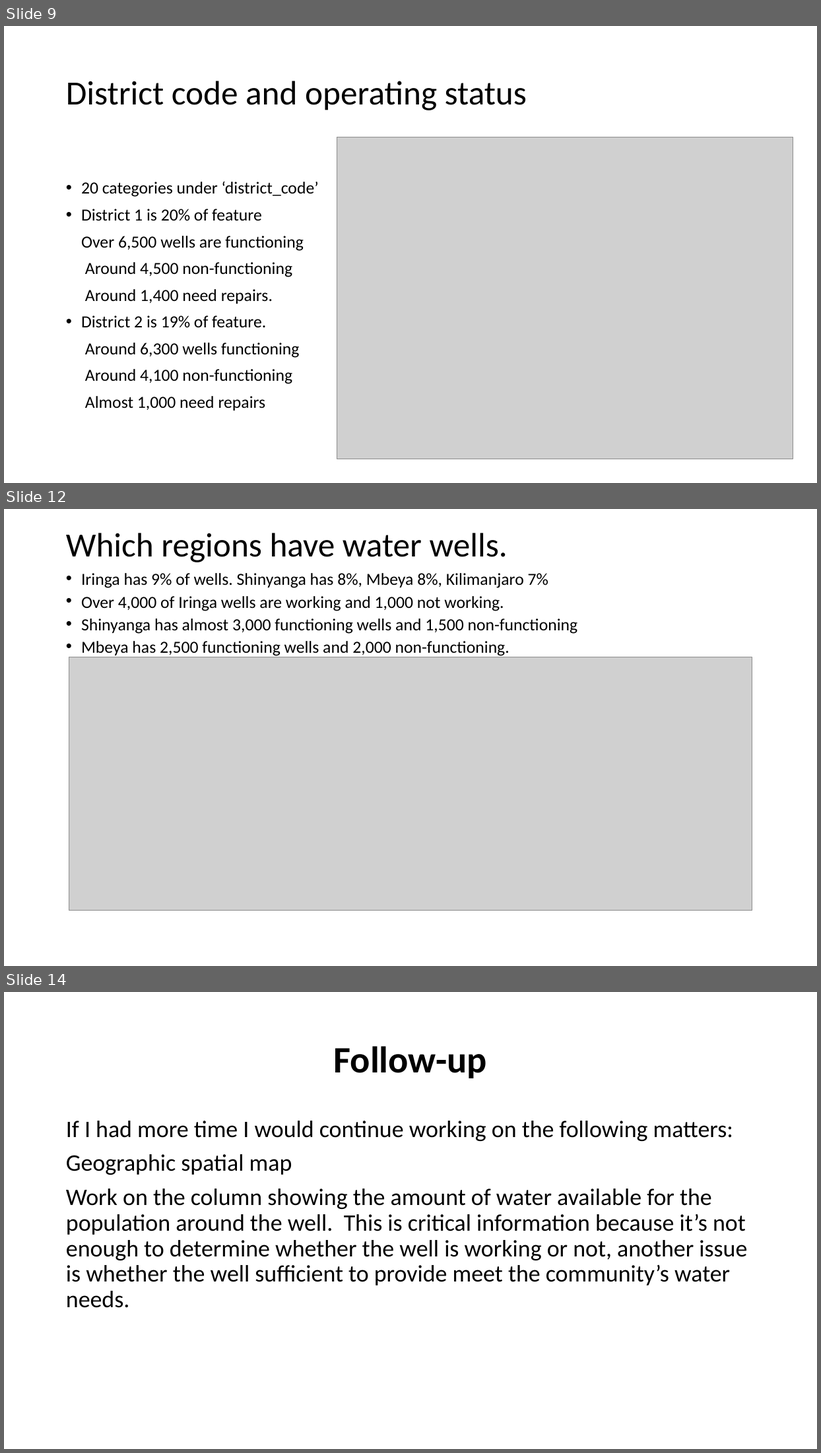
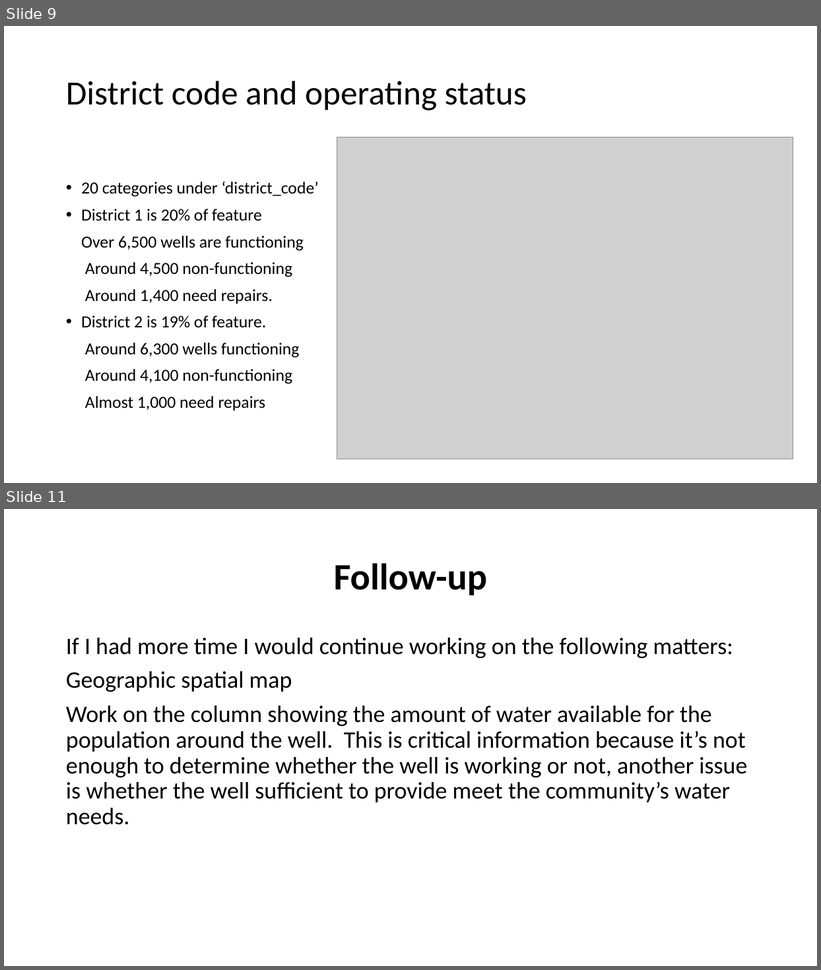
Before and after one commit to davidrtorres/Model-3-Tanzania-Water-Crisis, a slide deck: Presentation1.pptx. Shown one above the other, each under a label of ours: slides 9, 12 and 14 before the commit, slides 9 and 11 after it; the slides between them are not shown. The pictures are 821x1453 and 821x970 pixels, drawn with LibreOffice and Linux fonts; fonts in the diff are those of the drawing; grey boxes stand for pictures. Boxes give left, top, right and bottom in pixels: in the first picture for what was removed or moved away, otherwise in the second. Text is boxed around its words. In the diff, an @@ line names an element or a change of style, - is before the commit and + after.

```diff
--- a/Presentation1.pptx
+++ b/Presentation1.pptx
@@ slide 12 removed at box(4, 509, 817, 966), background #FFFFFF @@
@@ title removed at box(66, 533, 508, 562) @@
-Which regions have water wells.
@@ text removed at box(81, 573, 578, 656) @@
-• Iringa has 9% of wells. Shinyanga has 8%, Mbeya 8%, Kilimanjaro 7%
-• Over 4,000 of Iringa wells are working and 1,000 not working.
-• Shinyanga has almost 3,000 functioning wells and 1,500 non-functioning
-• Mbeya has 2,500 functioning wells and 2,000 non-functioning.
@@ picture removed at box(69, 657, 752, 911) @@
@@ what was slide 14 is now slide 11 @@
```
Also in this commit, not shown: 4 slides changed, 2 other slides removed, 3 other files.
